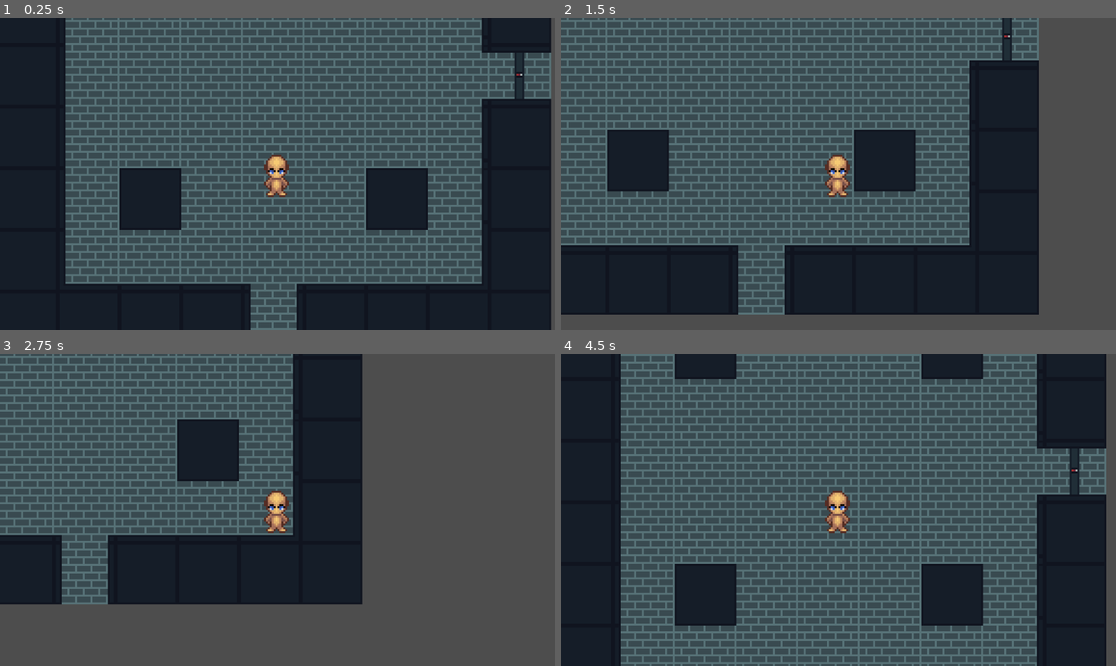
Above: before the commit, frames 1-4 (two rows, left to right).
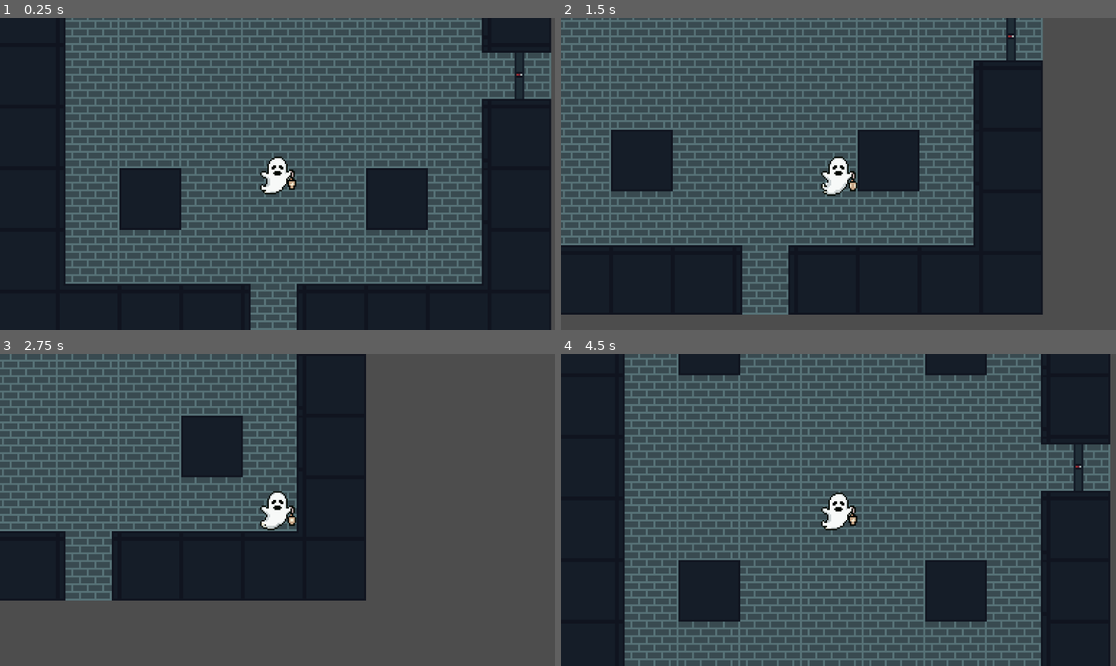
Above: after the commit, the same moments.

Repository: CISC204-S26/hw4-dbrownki-bradfost
Game: Godot game, scene res://Scenes/Rooms/room_1.tscn
Two runs of this game, one before a commit and one after it. Both use one fixed random seed, a clock stepped at 60 frames per second and the inputs below.
Inputs:
- Up to frame 1 (0.25 s): no input
- Up to frame 2 (1.5 s): hold D (move_right) 0.53-1.28 s; hold S (move_down) from 1.28 s (still down)
- Up to frame 3 (2.75 s): release S (move_down) at 2.03 s; hold D (move_right) from 2.03 s (still down)
- Up to frame 4 (4.5 s): release D (move_right) at 2.78 s; hold W (move_up) 2.78-3.53 s; hold A (move_left) from 3.53 s (still down)

The runs differ from the first frame. In frame 1, 0.6% of the frame differs, in the area x 46-54%, y 43-58%; in frame 2, 12%; in frame 3, 19%; in frame 4, 41%, in the area x 10-99%, y 0-100%.

Commit message:
Added new character sprite; Ghost

Diff:
--- a/Scenes/player.tscn
+++ b/Scenes/player.tscn
@@ -1,182 +1,150 @@
 [gd_scene format=3 uid="uid://b6bd15mjyo761"]
 
 [ext_resource type="Script" uid="uid://2sysr4sxpfe5" path="res://Scripts/player.gd" id="1_cvnsp"]
-[ext_resource type="Texture2D" uid="uid://eeh3f5khs76d" path="res://Assets/Player Assets/Unarmed_Idle/Unarmed_Idle_full.png" id="2_cvnsp"]
 [ext_resource type="AudioStream" uid="uid://ksuphi1gwrqd" path="res://Assets/Music/08-The Cave.mp3" id="3_6t5aa"]
+[ext_resource type="Texture2D" uid="uid://blfvkd552pgl8" path="res://Assets/Ghost Pack/Ghost_32x32_Back_Flying.png" id="3_vgqql"]
+[ext_resource type="Texture2D" uid="uid://b44gnh2ovgty1" path="res://Assets/Ghost Pack/Ghost_32x32_Front_Flying.png" id="4_fkybt"]
+[ext_resource type="Texture2D" uid="uid://d4dla1lsbu3ki" path="res://Assets/Ghost Pack/Ghost_32x32_Left_Flying.png" id="5_x3wgy"]
 
 [sub_resource type="RectangleShape2D" id="RectangleShape2D_vgqql"]
-size = Vector2(16, 23)
-
-[sub_resource type="AtlasTexture" id="AtlasTexture_6t5aa"]
-atlas = ExtResource("2_cvnsp")
-region = Rect2(0, 0, 64, 64)
-
-[sub_resource type="AtlasTexture" id="AtlasTexture_vgqql"]
-atlas = ExtResource("2_cvnsp")
-region = Rect2(64, 0, 64, 64)
+size = Vector2(19, 21)
 
 [sub_resource type="AtlasTexture" id="AtlasTexture_fkybt"]
-atlas = ExtResource("2_cvnsp")
-region = Rect2(128, 0, 64, 64)
+atlas = ExtResource("3_vgqql")
+region = Rect2(0, 0, 32, 32)
 
 [sub_resource type="AtlasTexture" id="AtlasTexture_x3wgy"]
-atlas = ExtResource("2_cvnsp")
-region = Rect2(192, 0, 64, 64)
+atlas = ExtResource("3_vgqql")
+region = Rect2(32, 0, 32, 32)
 
 [sub_resource type="AtlasTexture" id="AtlasTexture_3smsa"]
-atlas = ExtResource("2_cvnsp")
-region = Rect2(256, 0, 64, 64)
+atlas = ExtResource("3_vgqql")
+region = Rect2(64, 0, 32, 32)
 
 [sub_resource type="AtlasTexture" id="AtlasTexture_8erm5"]
-atlas = ExtResource("2_cvnsp")
-region = Rect2(320, 0, 64, 64)
+atlas = ExtResource("3_vgqql")
+region = Rect2(96, 0, 32, 32)
 
 [sub_resource type="AtlasTexture" id="AtlasTexture_f1ek2"]
-atlas = ExtResource("2_cvnsp")
-region = Rect2(384, 0, 64, 64)
+atlas = ExtResource("3_vgqql")
+region = Rect2(128, 0, 32, 32)
 
 [sub_resource type="AtlasTexture" id="AtlasTexture_tx1dd"]
-atlas = ExtResource("2_cvnsp")
-region = Rect2(448, 0, 64, 64)
+atlas = ExtResource("3_vgqql")
+region = Rect2(160, 0, 32, 32)
 
 [sub_resource type="AtlasTexture" id="AtlasTexture_gymyn"]
-atlas = ExtResource("2_cvnsp")
-region = Rect2(512, 0, 64, 64)
+atlas = ExtResource("3_vgqql")
+region = Rect2(192, 0, 32, 32)
 
 [sub_resource type="AtlasTexture" id="AtlasTexture_pu2lt"]
-atlas = ExtResource("2_cvnsp")
-region = Rect2(576, 0, 64, 64)
+atlas = ExtResource("3_vgqql")
+region = Rect2(224, 0, 32, 32)
 
 [sub_resource type="AtlasTexture" id="AtlasTexture_ukyrk"]
-atlas = ExtResource("2_cvnsp")
-region = Rect2(640, 0, 64, 64)
+atlas = ExtResource("4_fkybt")
+region = Rect2(0, 0, 32, 32)
 
 [sub_resource type="AtlasTexture" id="AtlasTexture_7dp3o"]
-atlas = ExtResource("2_cvnsp")
-region = Rect2(704, 0, 64, 64)
+atlas = ExtResource("4_fkybt")
+region = Rect2(32, 0, 32, 32)
 
 [sub_resource type="AtlasTexture" id="AtlasTexture_h4iuc"]
-atlas = ExtResource("2_cvnsp")
-region = Rect2(0, 64, 64, 64)
+atlas = ExtResource("4_fkybt")
+region = Rect2(64, 0, 32, 32)
 
 [sub_resource type="AtlasTexture" id="AtlasTexture_fd4e3"]
-atlas = ExtResource("2_cvnsp")
-region = Rect2(64, 64, 64, 64)
+atlas = ExtResource("4_fkybt")
+region = Rect2(96, 0, 32, 32)
 
 [sub_resource type="AtlasTexture" id="AtlasTexture_qqcod"]
-atlas = ExtResource("2_cvnsp")
-region = Rect2(128, 64, 64, 64)
+atlas = ExtResource("4_fkybt")
+region = Rect2(128, 0, 32, 32)
 
 [sub_resource type="AtlasTexture" id="AtlasTexture_igrcy"]
-atlas = ExtResource("2_cvnsp")
-region = Rect2(192, 64, 64, 64)
+atlas = ExtResource("4_fkybt")
+region = Rect2(160, 0, 32, 32)
 
 [sub_resource type="AtlasTexture" id="AtlasTexture_fs7ks"]
-atlas = ExtResource("2_cvnsp")
-region = Rect2(256, 64, 64, 64)
+atlas = ExtResource("4_fkybt")
+region = Rect2(192, 0, 32, 32)
 
 [sub_resource type="AtlasTexture" id="AtlasTexture_l6n3p"]
-atlas = ExtResource("2_cvnsp")
-region = Rect2(320, 64, 64, 64)
+atlas = ExtResource("5_x3wgy")
+region = Rect2(0, 0, 32, 32)
 
 [sub_resource type="AtlasTexture" id="AtlasTexture_olqyp"]
-atlas = ExtResource("2_cvnsp")
-region = Rect2(384, 64, 64, 64)
+atlas = ExtResource("5_x3wgy")
+region = Rect2(32, 0, 32, 32)
 
 [sub_resource type="AtlasTexture" id="AtlasTexture_wpjfl"]
-atlas = ExtResource("2_cvnsp")
-region = Rect2(448, 64, 64, 64)
+atlas = ExtResource("5_x3wgy")
+region = Rect2(64, 0, 32, 32)
 
 [sub_resource type="AtlasTexture" id="AtlasTexture_bi64h"]
-atlas = ExtResource("2_cvnsp")
-region = Rect2(512, 64, 64, 64)
+atlas = ExtResource("5_x3wgy")
+region = Rect2(96, 0, 32, 32)
 
 [sub_resource type="AtlasTexture" id="AtlasTexture_2ijsl"]
-atlas = ExtResource("2_cvnsp")
-region = Rect2(576, 64, 64, 64)
+atlas = ExtResource("5_x3wgy")
+region = Rect2(128, 0, 32, 32)
 
 [sub_resource type="AtlasTexture" id="AtlasTexture_p1odr"]
-atlas = ExtResource("2_cvnsp")
-region = Rect2(640, 64, 64, 64)
+atlas = ExtResource("5_x3wgy")
+region = Rect2(160, 0, 32, 32)
 
 [sub_resource type="AtlasTexture" id="AtlasTexture_0gysh"]
-atlas = ExtResource("2_cvnsp")
-region = Rect2(704, 64, 64, 64)
+atlas = ExtResource("5_x3wgy")
+region = Rect2(192, 0, 32, 32)
 
 [sub_resource type="AtlasTexture" id="AtlasTexture_vfarp"]
-atlas = ExtResource("2_cvnsp")
-region = Rect2(0, 128, 64, 64)
+atlas = ExtResource("5_x3wgy")
+region = Rect2(224, 0, 32, 32)
 
 [sub_resource type="AtlasTexture" id="AtlasTexture_y6uwr"]
-atlas = ExtResource("2_cvnsp")
-region = Rect2(64, 128, 64, 64)
+atlas = ExtResource("5_x3wgy")
+region = Rect2(256, 0, 32, 32)
 
 [sub_resource type="AtlasTexture" id="AtlasTexture_83xs0"]
-atlas = ExtResource("2_cvnsp")
-region = Rect2(128, 128, 64, 64)
+atlas = ExtResource("5_x3wgy")
+region = Rect2(0, 0, 32, 32)
 
 [sub_resource type="AtlasTexture" id="AtlasTexture_ypfnu"]
-atlas = ExtResource("2_cvnsp")
-region = Rect2(192, 128, 64, 64)
+atlas = ExtResource("5_x3wgy")
+region = Rect2(32, 0, 32, 32)
 
 [sub_resource type="AtlasTexture" id="AtlasTexture_xuaoq"]
-atlas = ExtResource("2_cvnsp")
-region = Rect2(256, 128, 64, 64)
+atlas = ExtResource("5_x3wgy")
+region = Rect2(64, 0, 32, 32)
 
 [sub_resource type="AtlasTexture" id="AtlasTexture_wohnl"]
-atlas = ExtResource("2_cvnsp")
-region = Rect2(320, 128, 64, 64)
+atlas = ExtResource("5_x3wgy")
+region = Rect2(96, 0, 32, 32)
 
 [sub_resource type="AtlasTexture" id="AtlasTexture_36dho"]
-atlas = ExtResource("2_cvnsp")
-region = Rect2(384, 128, 64, 64)
+atlas = ExtResource("5_x3wgy")
+region = Rect2(128, 0, 32, 32)
 
 [sub_resource type="AtlasTexture" id="AtlasTexture_yh6i2"]
-atlas = ExtResource("2_cvnsp")
-region = Rect2(448, 128, 64, 64)
+atlas = ExtResource("5_x3wgy")
+region = Rect2(160, 0, 32, 32)
 
 [sub_resource type="AtlasTexture" id="AtlasTexture_nv4vc"]
-atlas = ExtResource("2_cvnsp")
-region = Rect2(512, 128, 64, 64)
+atlas = ExtResource("5_x3wgy")
+region = Rect2(192, 0, 32, 32)
 
 [sub_resource type="AtlasTexture" id="AtlasTexture_8gxox"]
-atlas = ExtResource("2_cvnsp")
-region = Rect2(576, 128, 64, 64)
+atlas = ExtResource("5_x3wgy")
+region = Rect2(224, 0, 32, 32)
 
 [sub_resource type="AtlasTexture" id="AtlasTexture_11gg7"]
-atlas = ExtResource("2_cvnsp")
-region = Rect2(640, 128, 64, 64)
-
-[sub_resource type="AtlasTexture" id="AtlasTexture_qpa8y"]
-atlas = ExtResource("2_cvnsp")
-region = Rect2(704, 128, 64, 64)
-
-[sub_resource type="AtlasTexture" id="AtlasTexture_sbwqj"]
-atlas = ExtResource("2_cvnsp")
-region = Rect2(0, 192, 64, 64)
-
-[sub_resource type="AtlasTexture" id="AtlasTexture_xwi16"]
-atlas = ExtResource("2_cvnsp")
-region = Rect2(64, 192, 64, 64)
-
-[sub_resource type="AtlasTexture" id="AtlasTexture_sweqm"]
-atlas = ExtResource("2_cvnsp")
-region = Rect2(128, 192, 64, 64)
-
-[sub_resource type="AtlasTexture" id="AtlasTexture_ph33w"]
-atlas = ExtResource("2_cvnsp")
-region = Rect2(192, 192, 64, 64)
-
-[sub_resource type="SpriteFrames" id="SpriteFrames_7ldla"]
+atlas = ExtResource("5_x3wgy")
+region = Rect2(256, 0, 32, 32)
+
+[sub_resource type="SpriteFrames" id="SpriteFrames_ukyrk"]
 animations = [{
 "frames": [{
 "duration": 1.0,
-"texture": SubResource("AtlasTexture_6t5aa")
-}, {
-"duration": 1.0,
-"texture": SubResource("AtlasTexture_vgqql")
-}, {
-"duration": 1.0,
 "texture": SubResource("AtlasTexture_fkybt")
 }, {
 "duration": 1.0,
@@ -199,18 +167,18 @@
 }, {
 "duration": 1.0,
 "texture": SubResource("AtlasTexture_pu2lt")
-}, {
+}],
+"loop": true,
+"name": &"back_flying",
+"speed": 5.0
+}, {
+"frames": [{
 "duration": 1.0,
 "texture": SubResource("AtlasTexture_ukyrk")
 }, {
 "duration": 1.0,
 "texture": SubResource("AtlasTexture_7dp3o")
-}],
-"loop": true,
-"name": &"Down",
-"speed": 4.0
-}, {
-"frames": [{
+}, {
 "duration": 1.0,
 "texture": SubResource("AtlasTexture_h4iuc")
 }, {
@@ -225,7 +193,12 @@
 }, {
 "duration": 1.0,
 "texture": SubResource("AtlasTexture_fs7ks")
-}, {
+}],
+"loop": true,
+"name": &"front_flying",
+"speed": 5.0
+}, {
+"frames": [{
 "duration": 1.0,
 "texture": SubResource("AtlasTexture_l6n3p")
 }, {
@@ -246,18 +219,18 @@
 }, {
 "duration": 1.0,
 "texture": SubResource("AtlasTexture_0gysh")
-}],
-"loop": true,
-"name": &"Left",
-"speed": 4.0
-}, {
-"frames": [{
+}, {
 "duration": 1.0,
 "texture": SubResource("AtlasTexture_vfarp")
 }, {
 "duration": 1.0,
 "texture": SubResource("AtlasTexture_y6uwr")
-}, {
+}],
+"loop": true,
+"name": &"left_flying",
+"speed": 5.0
+}, {
+"frames": [{
 "duration": 1.0,
 "texture": SubResource("AtlasTexture_83xs0")
 }, {
@@ -284,30 +257,10 @@
 }, {
 "duration": 1.0,
 "texture": SubResource("AtlasTexture_11gg7")
-}, {
-"duration": 1.0,
-"texture": SubResource("AtlasTexture_qpa8y")
-}],
-"loop": true,
-"name": &"Right",
-"speed": 4.0
-}, {
-"frames": [{
-"duration": 1.0,
-"texture": SubResource("AtlasTexture_sbwqj")
-}, {
-"duration": 1.0,
-"texture": SubResource("AtlasTexture_xwi16")
-}, {
-"duration": 1.0,
-"texture": SubResource("AtlasTexture_sweqm")
-}, {
-"duration": 1.0,
-"texture": SubResource("AtlasTexture_ph33w")
-}],
-"loop": true,
-"name": &"Up",
-"speed": 1.0
+}],
+"loop": true,
+"name": &"right_flying",
+"speed": 5.0
 }]
 
 [node name="Player" type="CharacterBody2D" unique_id=2065409206]
@@ -315,13 +268,8 @@
 script = ExtResource("1_cvnsp")
 
 [node name="PlayerCollision" type="CollisionShape2D" parent="." unique_id=652480721]
-position = Vector2(0, 1.5)
+position = Vector2(0.5, 0.5)
 shape = SubResource("RectangleShape2D_vgqql")
-
-[node name="IdleSprite" type="AnimatedSprite2D" parent="." unique_id=2048108824]
-sprite_frames = SubResource("SpriteFrames_7ldla")
-animation = &"Down"
-frame_progress = 0.94982105
 
 [node name="Camera2D" type="Camera2D" parent="." unique_id=1989947407]
 zoom = Vector2(4, 4)
@@ -329,3 +277,9 @@
 [node name="Music" type="AudioStreamPlayer2D" parent="." unique_id=593044892]
 stream = ExtResource("3_6t5aa")
 volume_db = -2.0
+
+[node name="AnimatedSprite2D" type="AnimatedSprite2D" parent="." unique_id=834169456]
+scale = Vector2(0.75, 0.75)
+sprite_frames = SubResource("SpriteFrames_ukyrk")
+animation = &"front_flying"
+autoplay = "front_flying"
Binary file added: Assets/Ghost Pack/Capa.aseprite
Binary file added: Assets/Ghost Pack/Ghost Aseprite.aseprite
Binary file added: Assets/Ghost Pack/Ghost_32x32_Back_Flying.png
Not shown, changed: Assets/Ghost Pack/Ghost_32x32_Back_Flying.png.import
Binary file added: Assets/Ghost Pack/Ghost_32x32_Dissapering.png
Not shown, changed: Assets/Ghost Pack/Ghost_32x32_Dissapering.png.import
Binary file added: Assets/Ghost Pack/Ghost_32x32_Exploding.png
Not shown, changed: Assets/Ghost Pack/Ghost_32x32_Exploding.png.import
Binary file added: Assets/Ghost Pack/Ghost_32x32_Front_Flying.png
Not shown, changed: Assets/Ghost Pack/Ghost_32x32_Front_Flying.png.import
Binary file added: Assets/Ghost Pack/Ghost_32x32_Left_Flying.png
Not shown, changed: Assets/Ghost Pack/Ghost_32x32_Left_Flying.png.import
(and 12 more such lines)
